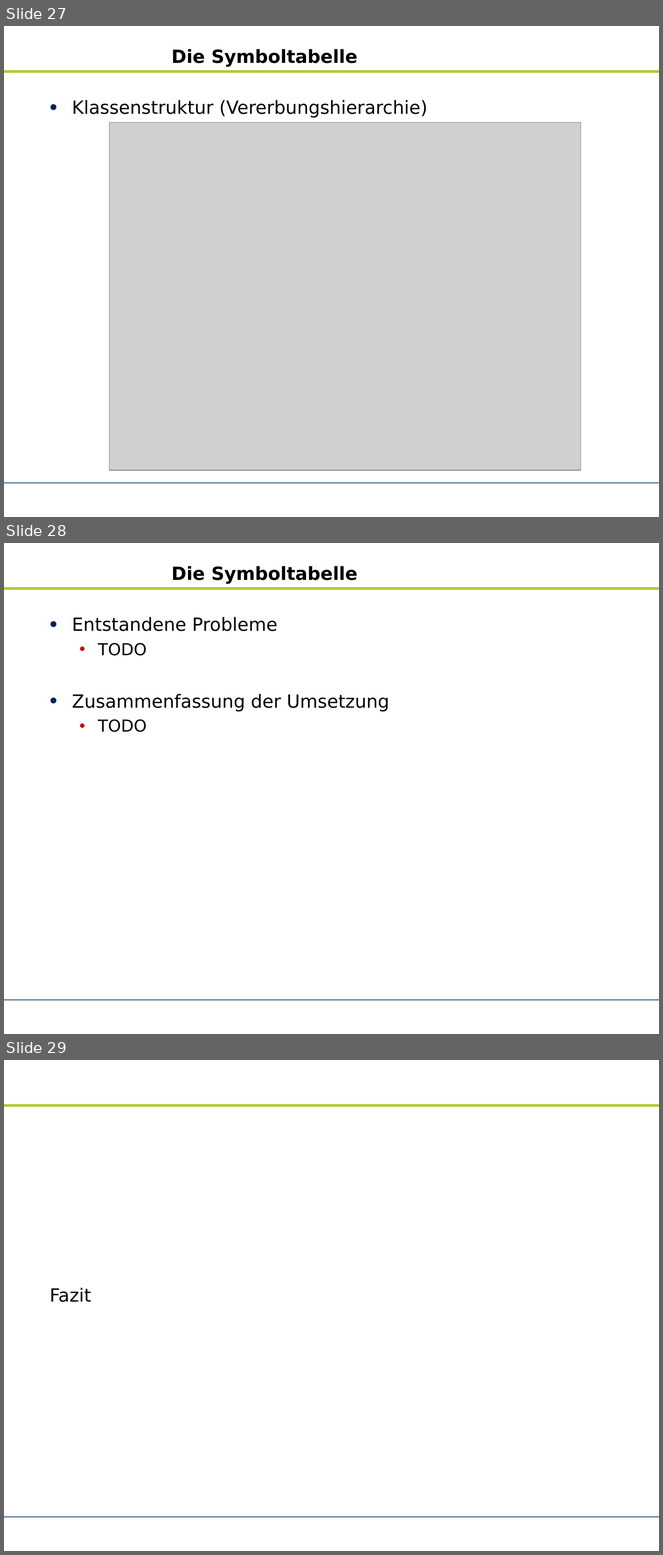
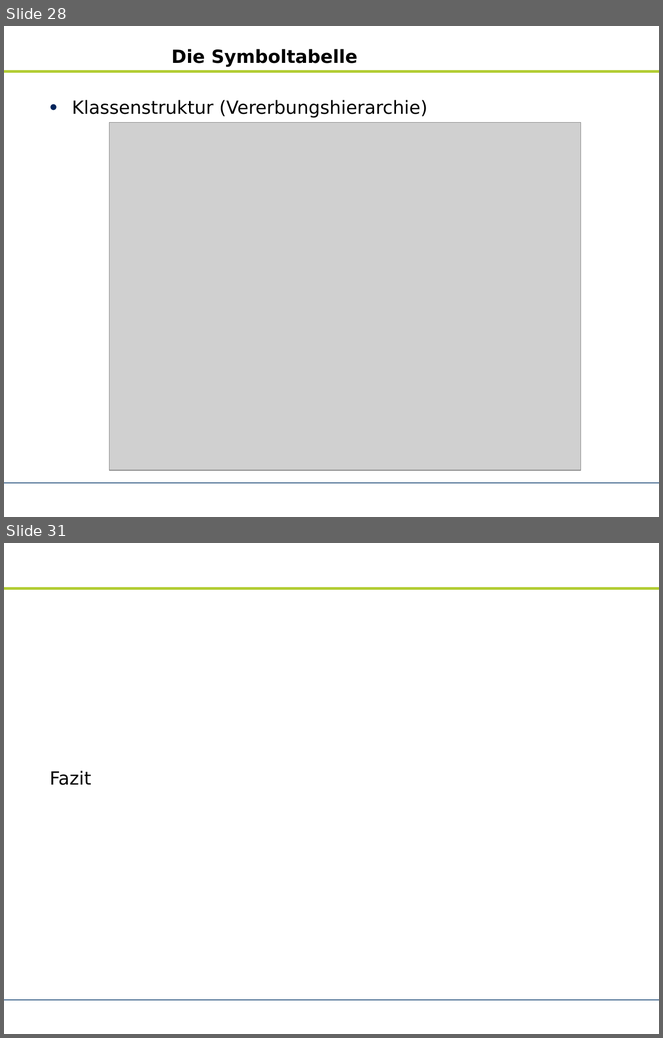
Before and after one commit to zhongxinhua/sose10-swp-uebersetzerbau, a slide deck: trunk/dokumentation/rk-kundenpraesentation/rk-kundenpraesentation.odp. Shown one above the other, each under a label of ours: slides 27, 28 and 29 before the commit, slides 28 and 31 after it; the slides between them are not shown. The pictures are 663x1555 and 663x1038 pixels, drawn with LibreOffice and Linux fonts; fonts in the diff are those of the drawing; grey boxes stand for pictures; background and template pictures are left out. Boxes give left, top, right and bottom in pixels: in the first picture for what was removed or moved away, otherwise in the second. Text is boxed around its words. In the diff, an @@ line names an element or a change of style, - is before the commit and + after.

```diff
--- a/trunk/dokumentation/rk-kundenpraesentation/rk-kundenpraesentation.odp
+++ b/trunk/dokumentation/rk-kundenpraesentation/rk-kundenpraesentation.odp
@@ slide 28 removed at [4,543,659,1034], background #FFFFFF; not listed: 2 template elements that a slide beside it also shows @@
@@ title removed at [171,566,358,584] @@
-Die Symboltabelle
@@ text removed at [72,617,389,732] @@
-• Entstandene Probleme
-  • TODO
-• Zusammenfassung der Umsetzung
-  • TODO
@@ what was slide 27 is now slide 28 @@
@@ what was slide 29 is now slide 31 @@
```
Also in this commit, not shown: 3 slides changed, 3 slides added, 1 other file.
